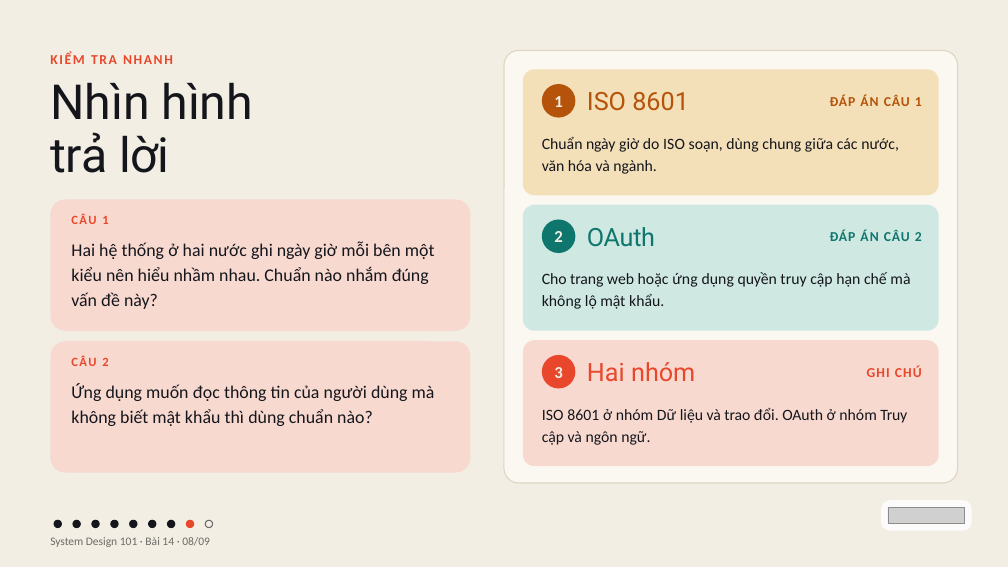
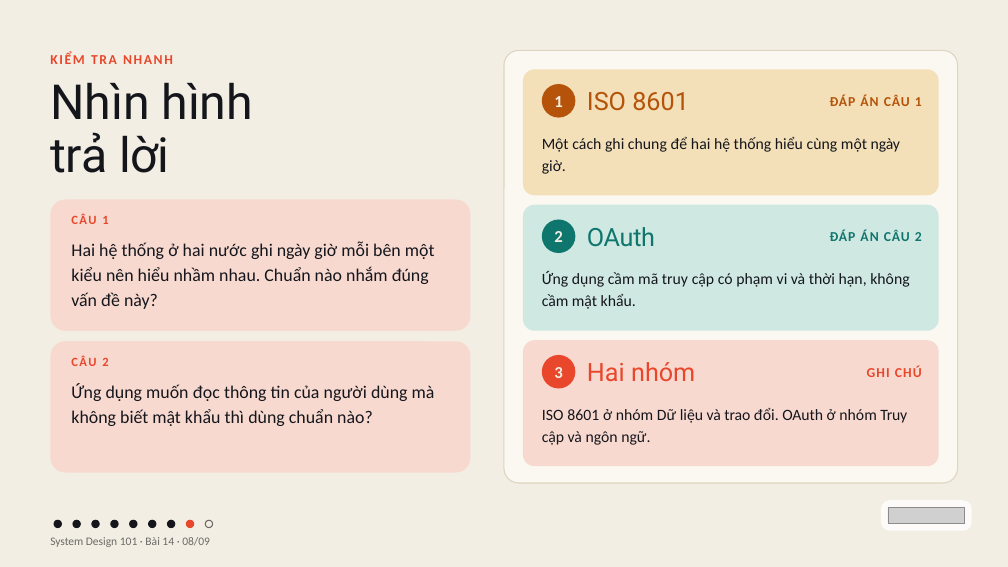
Before and after one commit to vohoailinh90/tool-marketing-studio, a slide deck: slide 8 of system-design-101/vi/lessons/sd-10-014/slides/sd-10-014.pptx. Drawn at 1008x567 pixels with LibreOffice and Linux fonts; fonts in the diff are those of the drawing; grey boxes stand for pictures. Boxes give left, top, right and bottom in pixels: in the first picture for what was removed or moved away, otherwise in the second. Text is boxed around its words. In the diff, an @@ line names an element or a change of style, - is before the commit and + after.

```diff
--- a/system-design-101/vi/lessons/sd-10-014/slides/sd-10-014.pptx
+++ b/system-design-101/vi/lessons/sd-10-014/slides/sd-10-014.pptx
@@ text at (x1=542, y1=137, x2=900, y2=174): text changed @@
-Chuẩn ngày giờ do ISO soạn, dùng chung giữa các nước, văn hóa và ngành.
+Một cách ghi chung để hai hệ thống hiểu cùng một ngày giờ.
@@ text at (x1=542, y1=271, x2=909, y2=309): text changed @@
-Cho trang web hoặc ứng dụng quyền truy cập hạn chế mà không lộ mật khẩu.
+Ứng dụng cầm mã truy cập có phạm vi và thời hạn, không cầm mật khẩu.
```
Also in this commit, not shown: 7 other slides changed, 4 other files.
